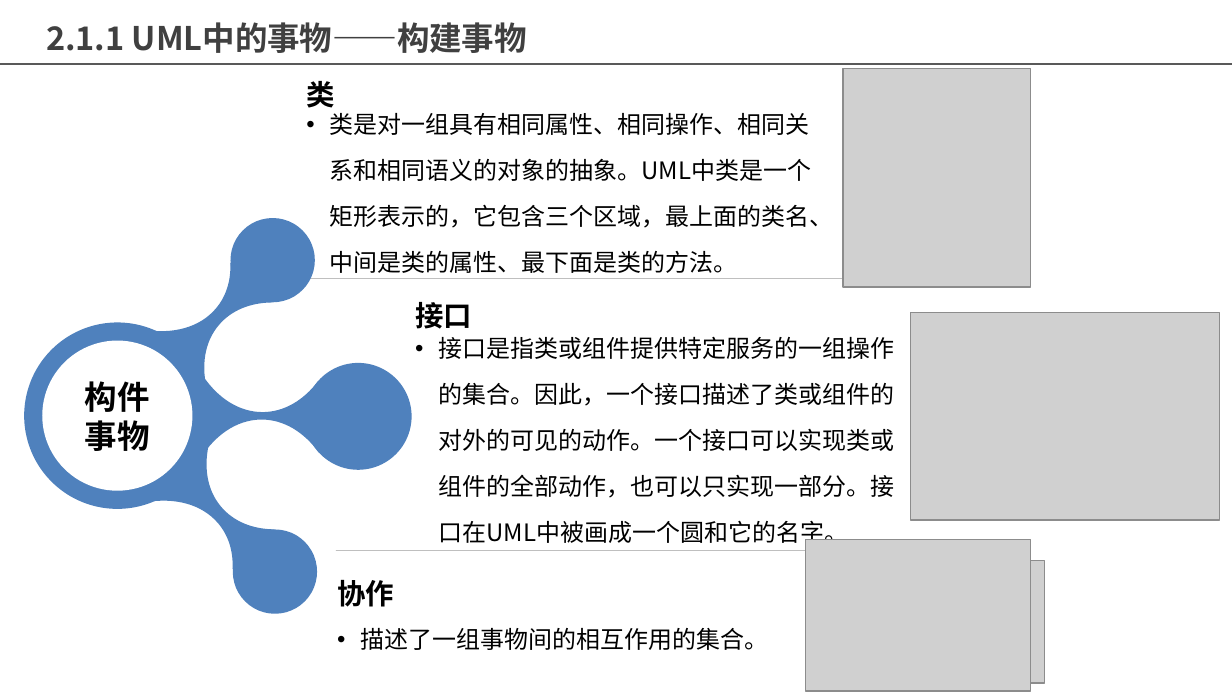
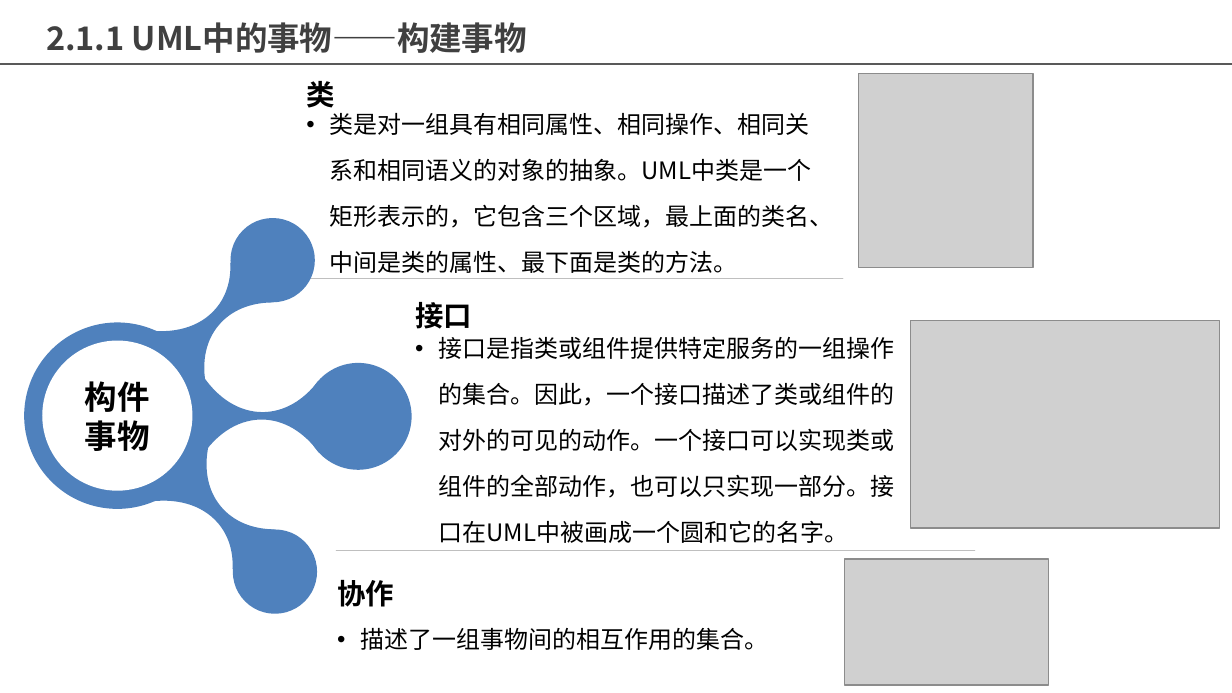
Before and after one commit to Maojiao/PRD, a slide deck: slide 10 of 渔乐生活/非受控文档/张嘉成/[PRD-06,31601377]翻转课堂UML概述.pptx. Drawn at 1232x693 pixels with LibreOffice and Linux fonts; fonts in the diff are those of the drawing; grey boxes stand for pictures; background and template pictures are left out. Boxes give left, top, right and bottom in pixels: in the first picture for what was removed or moved away, otherwise in the second. Text is boxed around its words. In the diff, an @@ line names an element or a change of style, - is before the commit and + after.

```diff
--- a/渔乐生活/非受控文档/张嘉成/[PRD-06,31601377]翻转课堂UML概述.pptx
+++ b/渔乐生活/非受控文档/张嘉成/[PRD-06,31601377]翻转课堂UML概述.pptx
@@ picture: place and size @@
-picture at [843, 68, 1030, 287]
+picture at [859, 73, 1034, 266]
@@ picture: place and size @@
-picture at [910, 313, 1220, 520]
+picture at [910, 320, 1220, 527]
@@ picture removed at [813, 561, 1044, 683] @@
@@ picture: place and size @@
-picture at [806, 540, 1030, 691]
+picture at [845, 559, 1048, 685]
```
Also in this commit, not shown: 13 other slides changed.
